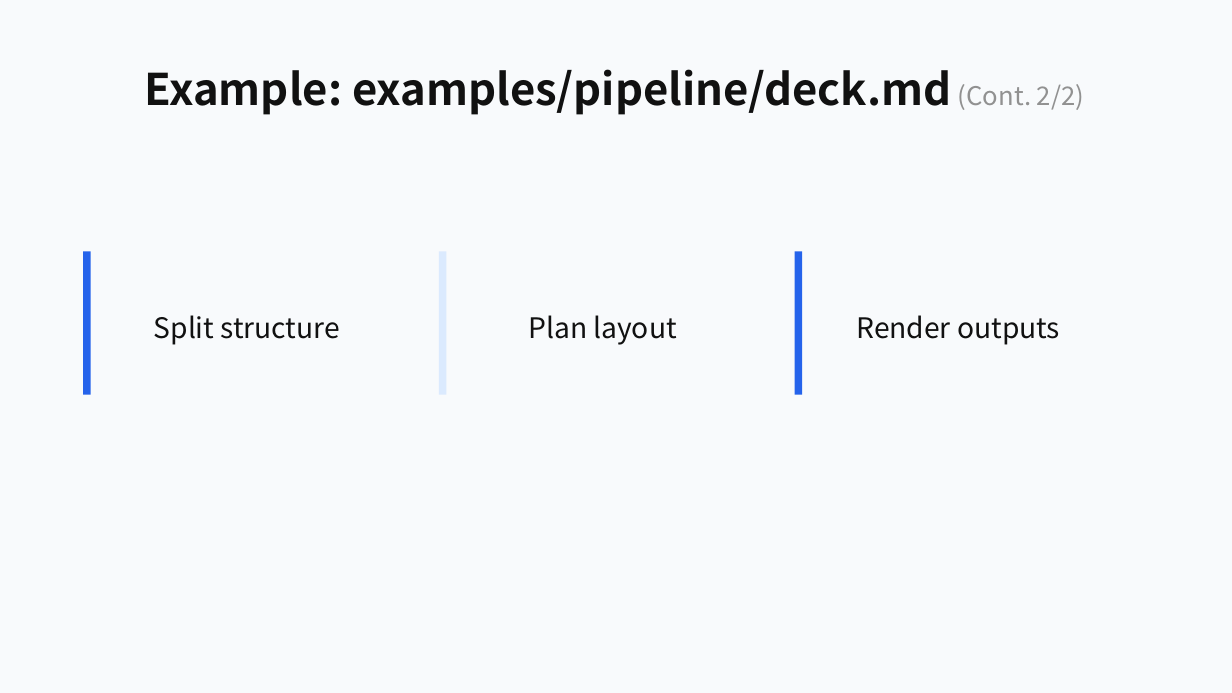
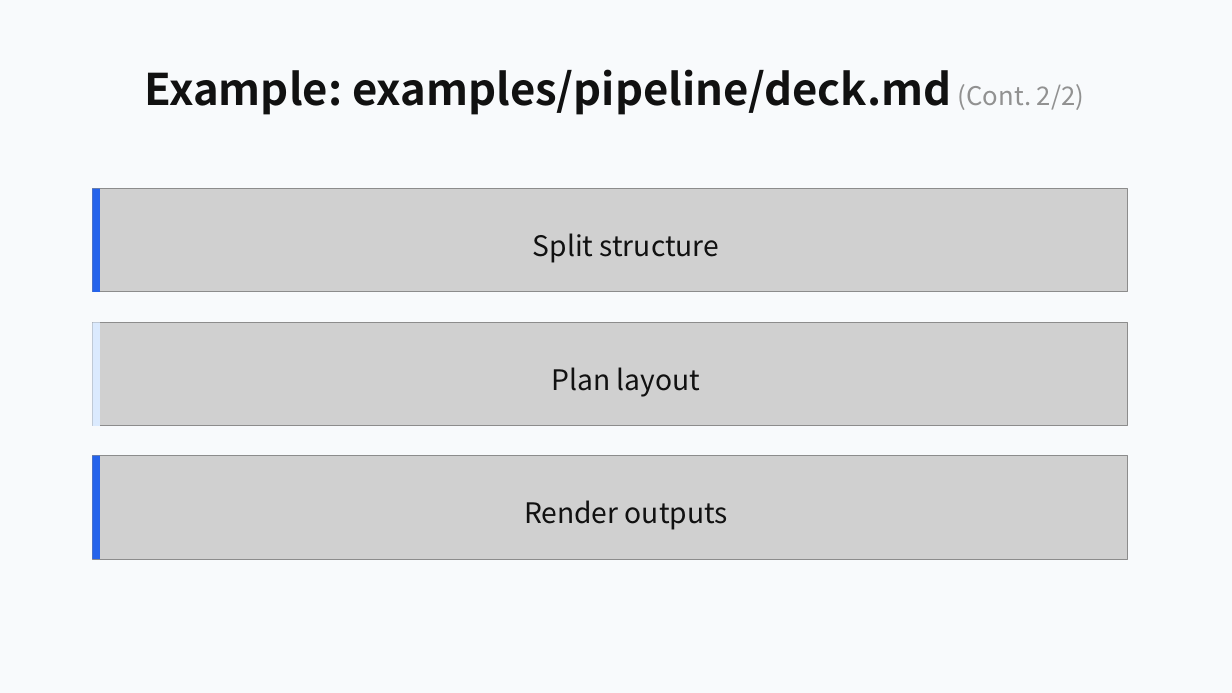
Before and after one commit to ch040602/mdpr-skill, a slide deck: slide 25 of artifacts/mdpr-vs-skill/mdpr-baseline-result.pptx (slide 28 before the commit). Drawn at 1232x693 pixels with LibreOffice and Linux fonts; fonts in the diff are those of the drawing; grey boxes stand for pictures. Boxes give left, top, right and bottom in pixels: in the first picture for what was removed or moved away, otherwise in the second. Text is boxed around its words. In the diff, an @@ line names an element or a change of style, - is before the commit and + after.

```diff
--- a/artifacts/mdpr-vs-skill/mdpr-baseline-result.pptx
+++ b/artifacts/mdpr-vs-skill/mdpr-baseline-result.pptx
@@ rectangle: place and size @@
-rectangle at [83, 251, 91, 395]
+rectangle at [92, 189, 100, 292]
@@ picture added at [92, 189, 1128, 292] @@
@@ text "Split structure": place and size @@
-text "Split structure" at [154, 315, 340, 345]
+text "Split structure" at [533, 233, 719, 263]
@@ rectangle removed at [439, 251, 446, 395] @@
@@ rectangle removed at [795, 251, 802, 395] @@
@@ picture added at [92, 323, 1128, 426] @@
@@ rectangle added at [92, 323, 100, 426], fill #DBEAFE @@
@@ text "Plan layout": place and size @@
-text "Plan layout" at [528, 315, 677, 345]
+text "Plan layout" at [552, 367, 700, 397]
@@ picture added at [92, 456, 1128, 559] @@
@@ rectangle added at [92, 456, 100, 559], fill #2563EB @@
@@ text "Render outputs": place and size @@
-text "Render outputs" at [857, 315, 1060, 345]
+text "Render outputs" at [524, 500, 728, 530]
```
Also in this commit, not shown: 6 other slides changed, 1 slide added, 4 slides removed, 12 other files.
